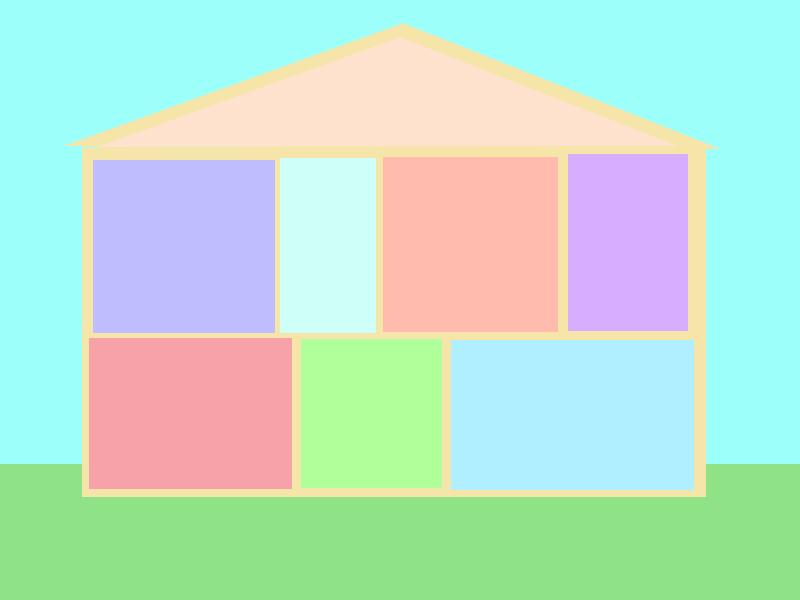
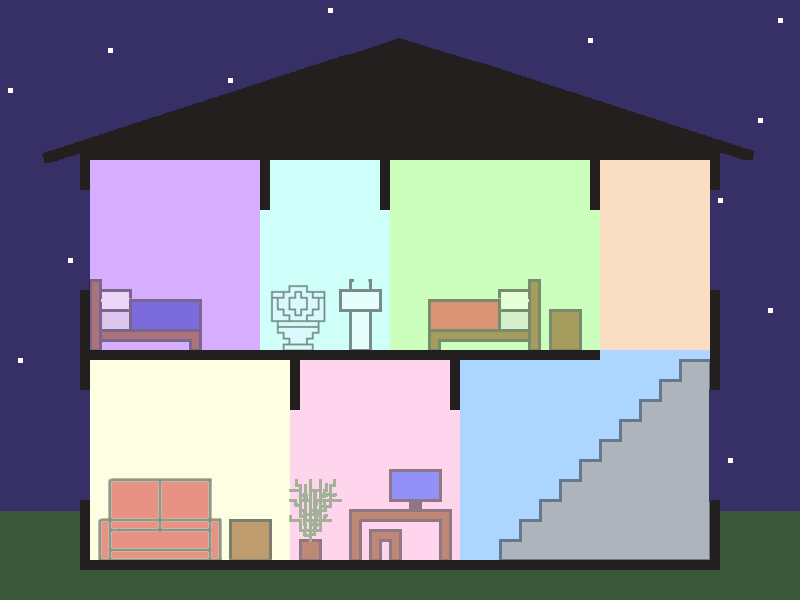
Layers edited between the first and the second (800, 600) image:
removed layer "Layer #1" over [left=89, top=37, right=694, bottom=490]
removed layer "Layer" over [left=63, top=23, right=721, bottom=497]
added layer "stuff" (51%) above "house" over [left=89, top=279, right=712, bottom=562]
added layer "house" above "rooms" over [left=42, top=13, right=755, bottom=570]
added layer "rooms" above "stars" over [left=90, top=160, right=712, bottom=560]
added layer "stars" above "Layer #2" over [left=8, top=8, right=783, bottom=463]
painted on "Layer #2" over [left=0, top=0, right=800, bottom=600]
